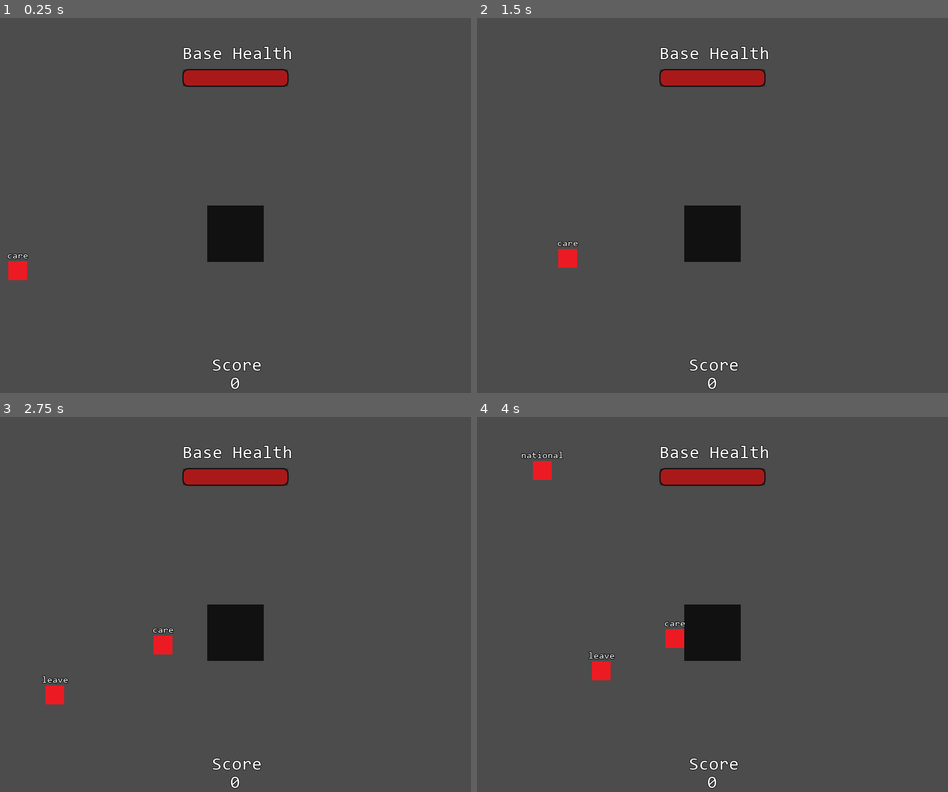
Above: before the commit, frames 1-4 (two rows, left to right).
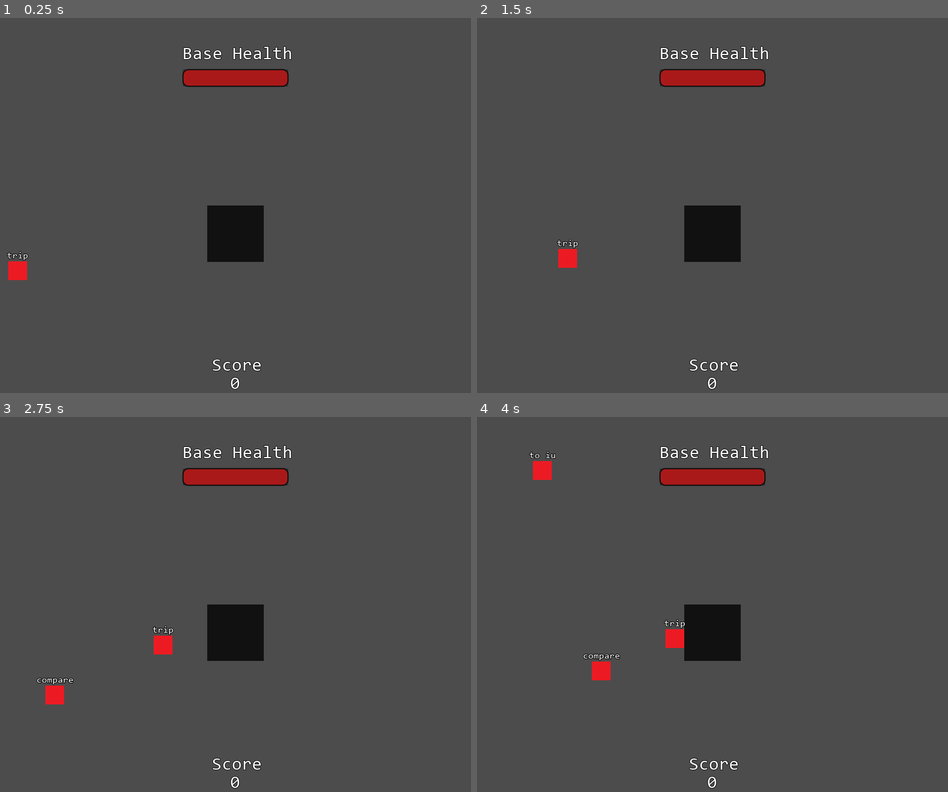
Above: after the commit, the same moments.

Repository: bradley-mcfadden/KeyboardShooter
Game: Godot game, scene res://Node2D.tscn
Same seed, same stepped clock (60 frames per second), same inputs: the game is played once before the commit and once after it.
Inputs:
- Up to frame 1 (0.25 s): no input
- Up to frame 2 (1.5 s): tap Enter at 0.5 s; hold Backspace (backspace) from 1.28 s (still down)
- Up to frame 3 (2.75 s): release Backspace (backspace) at 2.03 s
- Up to frame 4 (4 s): hold Backspace (backspace) from 3.53 s (still down)

The runs differ from the first frame. In frame 1, less than 0.1% of the frame differs, in the area x 1-6%, y 62-65%; in frame 2, less than 0.1%; in frame 3, 0.1%; in frame 4, 0.2%, in the area x 9-45%, y 9-66%.
Error in both runs: Invalid get index of type 'String' (on base: 'Dictionary'). (res://Node2D.gd:63)

Commit message:
Fixed crashing issues and cleaned up resource files

Diff:
--- a/Node2D.gd
+++ b/Node2D.gd
@@ -40,7 +40,7 @@
 			#print("in loop")
 				var s:String = String(dict_file.get_line())
 				# print(s)
-				dict.push_back(s.to_lower())
+				dict.push_back(s.strip_edges())
 			dict_file.close()
 			file_name = dir.get_next()
 	#print(dict.size())
@@ -55,7 +55,7 @@
 	if event.is_echo():
 		return
 
-	if health <= 0:
+	if $ProgressBar.value <= 0:
 		return
 
 	if event.is_action_pressed("backspace"):
@@ -89,7 +89,7 @@
 			#print("Correct")
 			cw_position += 1
 			# print(current_word.substr(cw_position, current_word.length() - cw_position))
-			if health > 0:
+			if $ProgressBar.value:
 				enemy_dict[current_word].set_text(current_word.substr(cw_position,
 					current_word.length() - cw_position))
 
@@ -179,4 +179,5 @@
 	$Button.visible = false
 	cw_position = 0
 	current_word = ""
+	_on_Timer_timeout()
 	$BaseHealth.text = "Score"
Not shown, added: anime_dict.txt
Not shown, added: export_presets.cfg
Not shown, added: medical_dict.txt
Not shown, changed: resources/anime_dict.txt
Not shown, added: med_terms_scraper.py
